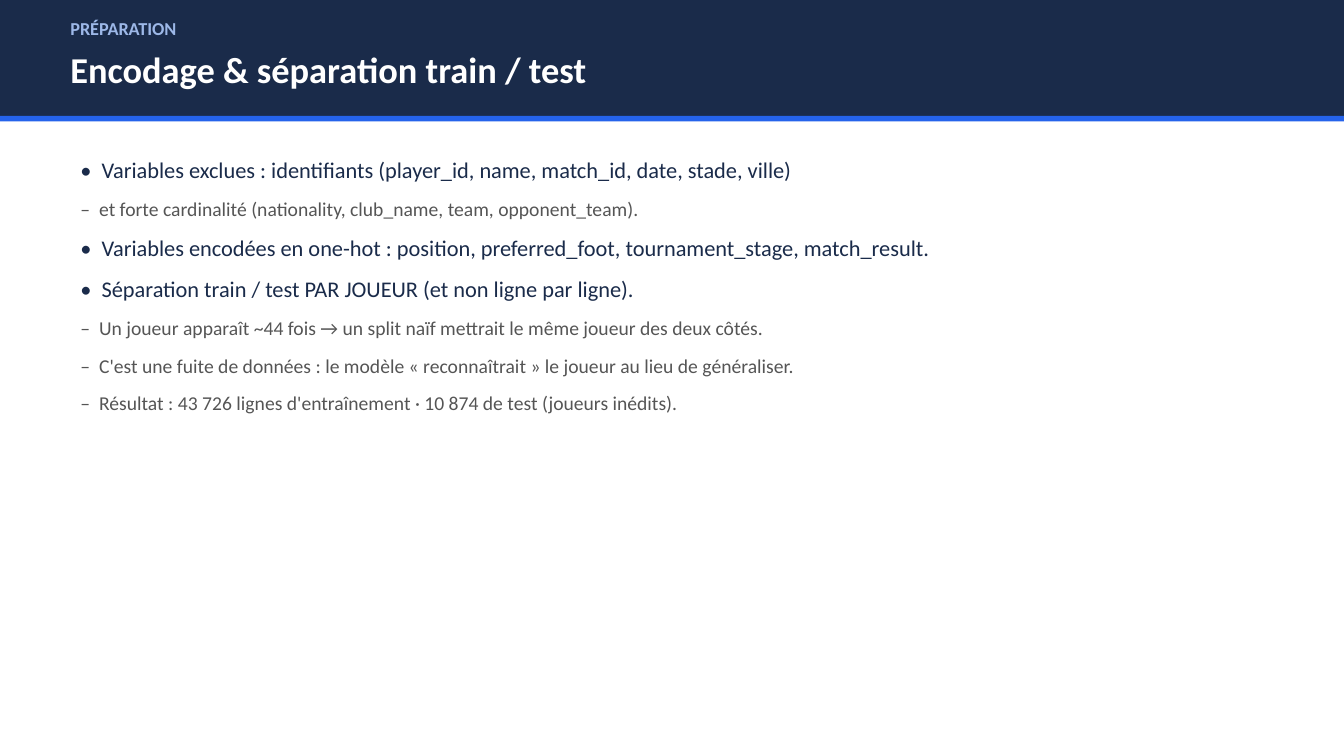
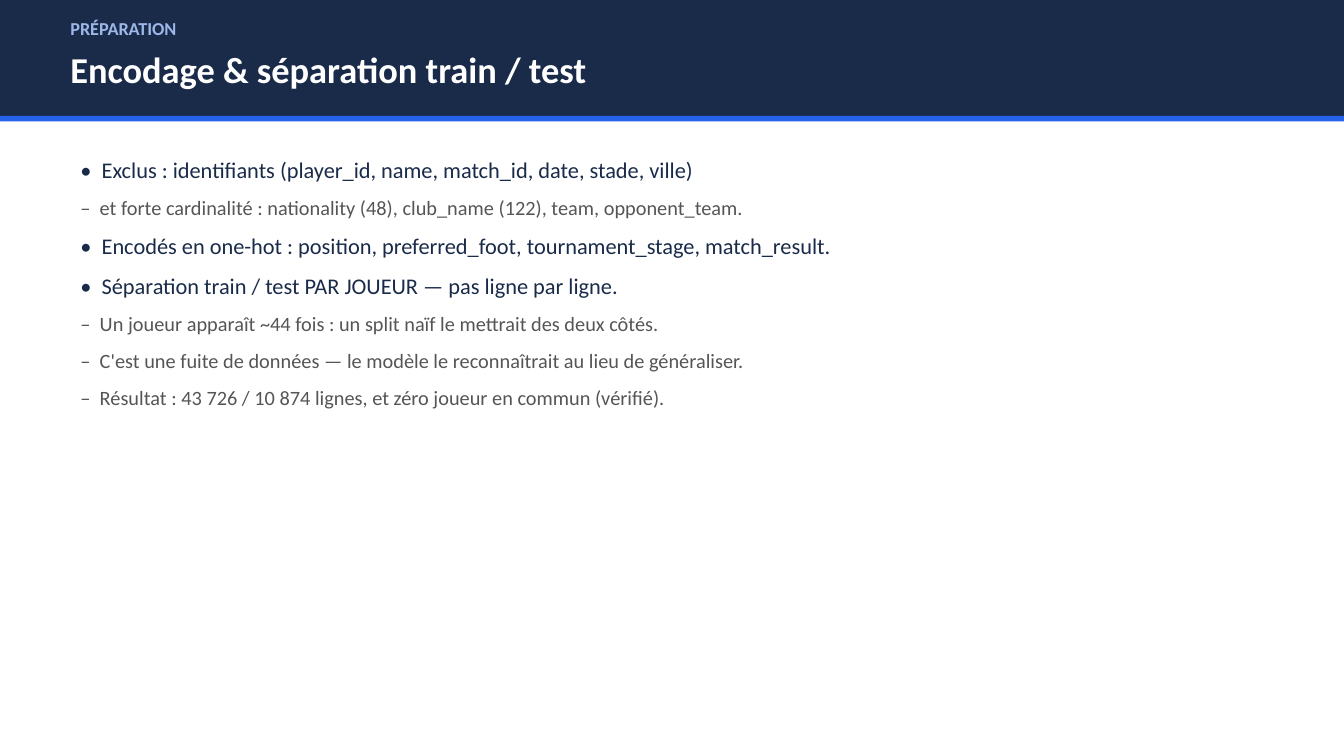
Before and after one commit to RobinsanKiritheepan/Cours_Python, a slide deck: slide 4 of Cours_IA/Machine_learning/Cartons_Jaunes_FIFA2026/Presentation_ML_FIFA.pptx (slide 3 before the commit). Drawn at 1344x756 pixels with LibreOffice and Linux fonts; fonts in the diff are those of the drawing. Boxes give left, top, right and bottom in pixels: in the first picture for what was removed or moved away, otherwise in the second. Text is boxed around its words. In the diff, an @@ line names an element or a change of style, - is before the commit and + after.

```diff
--- a/Cours_IA/Machine_learning/Cartons_Jaunes_FIFA2026/Presentation_ML_FIFA.pptx
+++ b/Cours_IA/Machine_learning/Cartons_Jaunes_FIFA2026/Presentation_ML_FIFA.pptx
@@ text at bbox=[100, 162, 830, 409]: text changed; size 14 to 14.5 pt @@
-• Variables exclues : identifiants (player_id, name, match_id, date, stade, ville)
-– et forte cardinalité (nationality, club_name, team, opponent_team).
-• Variables encodées en one-hot : position, preferred_foot, tournament_stage, match_result.
-• Séparation train / test PAR JOUEUR (et non ligne par ligne).
-– Un joueur apparaît ~44 fois → un split naïf mettrait le même joueur des deux côtés.
-– C'est une fuite de données : le modèle « reconnaîtrait » le joueur au lieu de généraliser.
-– Résultat : 43 726 lignes d'entraînement · 10 874 de test (joueurs inédits).
+• Exclus : identifiants (player_id, name, match_id, date, stade, ville)
+– et forte cardinalité : nationality (48), club_name (122), team, opponent_team.
+• Encodés en one-hot : position, preferred_foot, tournament_stage, match_result.
+• Séparation train / test PAR JOUEUR — pas ligne par ligne.
+– Un joueur apparaît ~44 fois : un split naïf le mettrait des deux côtés.
+– C'est une fuite de données — le modèle le reconnaîtrait au lieu de généraliser.
+– Résultat : 43 726 / 10 874 lignes, et zéro joueur en commun (vérifié).
```
Also in this commit, not shown: 7 other slides changed, 6 slides added, 2 slides removed, 6 other files.
